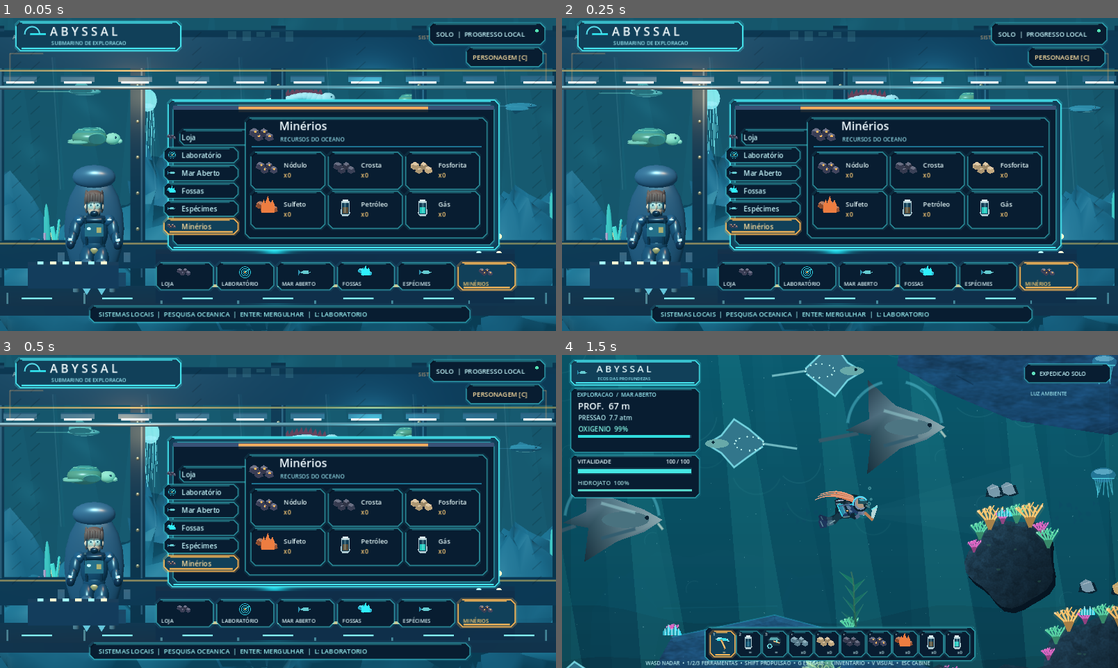
Above: before the commit, frames 1-4 (two rows, left to right).
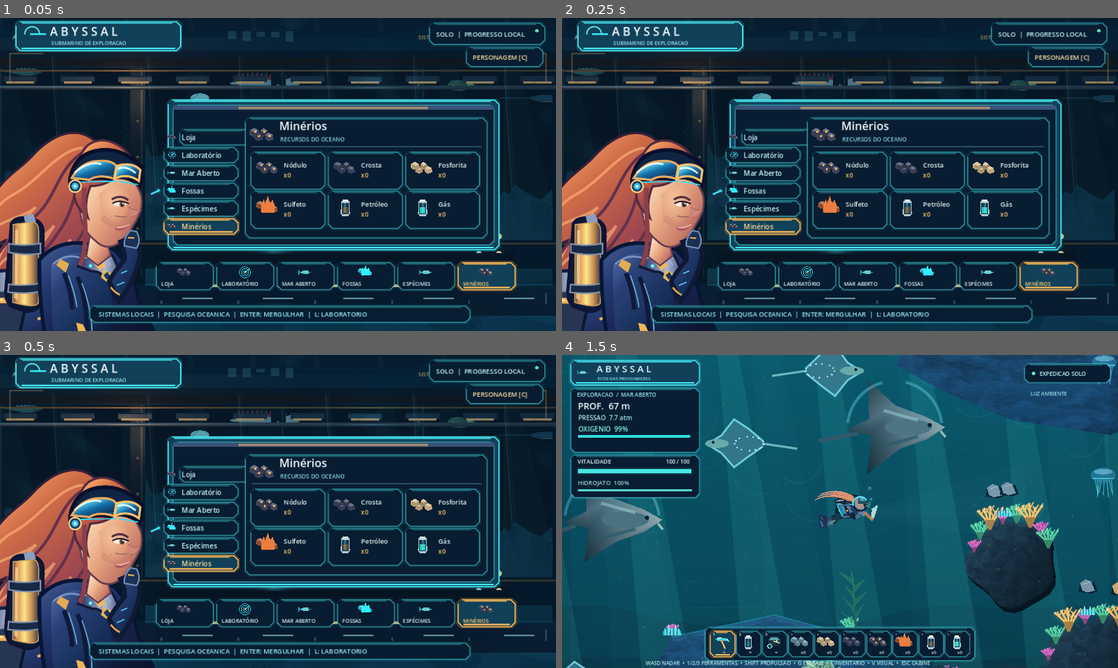
Above: after the commit, the same moments.

Repository: Esaneto/Abyssal-Godot
Game: Godot game, scene res://scenes/main.tscn
Same seed, same stepped clock (60 frames per second), same inputs: the game is played once before the commit and once after it.
Inputs (mouse positions are in pixels of both pictures, inside the frame that each line leads up to):
- Up to frame 1 (0.05 s): no input
- Up to frame 2 (0.25 s): no input
- Up to frame 3 (0.5 s): no input
- Up to frame 4 (1.5 s): tap Enter at 0.5 s; move the mouse to (962, 495) at 0.52 s; hold D (move_right) 0.53-1.25 s; hold Shift (boost) 0.53-1.25 s; click (962, 495) at 0.67 s; tap Space at 0.77, 1.07 s; drag from (728, 527) to (812, 574) at 1.27 s

The runs differ from the first frame. In frame 1, 54% of the frame differs, in the area x 0-100%, y 0-100%; in frame 2, 54%; in frame 3, 54%; in frame 4, nothing differs.
Error after the commit: Cannot call method 'call' on a null value. (res://scripts/visuals3d/cabin_renderer.gd:200)

Commit message:
Replace plastic cabin pilot with articulated anime SVG layers and subdued cinematic interior lighting

Diff:
--- a/scripts/abyssal_main.gd
+++ b/scripts/abyssal_main.gd
@@ -7,6 +7,7 @@
 const Wardrobe = preload("res://scripts/wardrobe_ui.gd")
 const Cabin3D = preload("res://scripts/visuals3d/cabin_renderer.gd")
 const AnimeCabin = preload("res://scripts/anime_cabin_finish.gd")
+const AnimePilot = preload("res://scripts/diver_paper_doll.gd")
 const Look = preload("res://scripts/diver_appearance.gd")
 var expedition: Node2D
 var progress: RefCounted
@@ -181,6 +182,8 @@
 		if cabin_tex != null:
 			draw_texture_rect(cabin_tex,Rect2(0.0,0.0,1280.0,720.0),false)
 		AnimeCabin.paint(self,time_s)
+		# Animated separate SVG layers, not the placeholder 3D plastic human.
+		AnimePilot.draw_cabin(self,progress.appearance_snapshot(),time_s)
 		CabinArt.paint_ui(self,time_s,menu_selected,progress,menu_feedback)
 	else:
 		CabinArt.paint(self,time_s,menu_selected,progress,menu_feedback)
--- a/scripts/anime_cabin_finish.gd
+++ b/scripts/anime_cabin_finish.gd
@@ -4,12 +4,22 @@
 static func paint(c: CanvasItem, t: float) -> void:
 	var warm := Color("#e0a96e")
 	var teal := Color("#6cbdc4")
+	# Filmic shadow grade reduces the cyan prototype appearance without hiding ocean life.
+	c.draw_rect(Rect2(0.0,76.0,1280.0,535.0),Color(0.015,0.020,0.037,0.26))
+	# Warm industrial ceiling, contrasted with the blue deep sea beyond.
+	c.draw_rect(Rect2(0.0,92.0,1280.0,18.0),Color(0.12,0.064,0.041,0.36))
 	# Stylized hatchwork follows pressure-hull contours, but never covers faces.
 	for ix in [39.0, 82.0, 454.0, 832.0, 1237.0]:
 		for j in range(15):
 			var y := 42.0+float(j)*34.0
 			c.draw_line(Vector2(ix-11.0,y+9.0),Vector2(ix+9.0,y-9.0),
 				Color(0.025,0.055,0.09,0.16),1.4,true)
+	# Painterly floating light reflections, subdued and timed rather than a fixed image.
+	for i in range(16):
+		var n := float(i)
+		var px := 85.0+fposmod(n*183.7+sin(t*0.19+n)*13.0,1150.0)
+		var py := 180.0+fposmod(n*83.1-t*(1.8+n*0.11),325.0)
+		c.draw_circle(Vector2(px,py),0.8+float(i%3)*0.35,Color(0.66,0.87,0.90,0.22))
 	# Subtle moving window reflections.
 	for i in range(6):
 		var x := 120.0+float(i)*210.0+sin(t*0.23+float(i))*11.0
--- a/scripts/native_cabin_art.gd
+++ b/scripts/native_cabin_art.gd
@@ -237,7 +237,7 @@
 	UI.panel(c,Rect2(350,189,801,344),true)
 	UI.panel(c,Rect2(362,201,777,321))
 	c.draw_rect(Rect2(362,202,777,9),Color("#395276"))
-	UI.glow_line(c,Vector2(521,207),Vector2(979,207),Color("#ffb35b"),3.0)
+	UI.glow_line(c,Vector2(521,207),Vector2(979,207),Color("#ba956e"),2.0)
 	for i in range(MENU.size()):
 		var active := i==selected
 		var r := vertical_nav(i)
@@ -249,7 +249,7 @@
 	UI.item(c,KEYS[selected],Vector2(605,270),0.93)
 	UI.caption(c,MENU[selected],Vector2(643,258),26,Color("#f0faff"))
 	UI.caption(c,DESCRIPTIONS[selected],Vector2(645,284),13,Color("#8ad1dd"))
-	c.draw_line(Vector2(580,296),Vector2(1108,296),Color(0.17,0.68,0.82,0.6),2,true)
+	c.draw_line(Vector2(580,296),Vector2(1108,296),Color(0.37,0.60,0.68,0.40),1.5,true)
 	match selected:
 		5:
 			var items := ["polymetallicNodule","ferromanganeseCrust","phosphorite","hydrothermalSulfide","oilCylinder","gasCylinder"]
--- a/scripts/visuals3d/cabin_renderer.gd
+++ b/scripts/visuals3d/cabin_renderer.gd
@@ -24,7 +24,7 @@
 	add_child(viewport)
 	stage = Node3D.new()
 	viewport.add_child(stage)
-	env_node = Shapes.environment(Color("#075b77"),Color("#075674"),0.012)
+	env_node = Shapes.environment(Color("#071a2b"),Color("#0b2f40"),0.024)
 	stage.add_child(env_node)
 	var camera := Camera3D.new()
 	camera.projection = Camera3D.PROJECTION_ORTHOGONAL
@@ -35,17 +35,18 @@
 	stage.add_child(camera)
 	sun = DirectionalLight3D.new()
 	sun.rotation_degrees = Vector3(-39,-30,0)
-	sun.light_color = Color("#a3eaf1")
-	sun.light_energy = 1.15
+	sun.light_color = Color("#8aa7b8")
+	sun.light_energy = 0.62
 	stage.add_child(sun)
-	_light(Vector3(-4.4,2.7,2.8),Color("#e3a965"),2.5,7.0)
-	_light(Vector3(2.9,2.7,3.3),Color("#65e6f1"),2.3,8.0)
-	_light(Vector3(-0.2,0.15,-7),Color("#16bacb"),2.6,14.0)
+	_light(Vector3(-4.4,2.7,2.8),Color("#dea269"),1.5,7.0)
+	_light(Vector3(2.9,2.7,3.3),Color("#5c9eb2"),1.0,8.0)
+	_light(Vector3(-0.2,0.15,-7),Color("#3b8997"),1.2,14.0)
 	_build_outside()
 	_build_glass()
 	_build_hull()
 	_build_instruments()
-	_build_pilot()
+	# 3D pilot replaced by the more expressive animated layered anime character.
+	# Keep the old 3D rig function for comparison without constructing it every frame.
 
 func _light(pos: Vector3, tint: Color, energy: float, radius: float) -> void:
 	var light := OmniLight3D.new()
@@ -133,7 +134,7 @@
 	for i in range(10):
 		var x := -6.1+float(i)*1.36
 		Shapes.box(stage,"Ceiling fixture",Vector3(x,2.86,0.45),Vector3(0.80,0.11,0.38),steel,0.45)
-		Shapes.box(stage,"Amber strip light",Vector3(x,2.79,0.68),Vector3(0.66,0.055,0.045),Color("#ffbc73"),0.12,2.0)
+		Shapes.box(stage,"Amber strip light",Vector3(x,2.79,0.68),Vector3(0.66,0.055,0.045),Color("#e6a768"),0.07,0.55)
 	Shapes.tube(stage,"Overhead pressure conduit",Vector3(-6.7,2.65,0.36),Vector3(6.7,2.65,0.36),0.055,Color("#76808b"),0.65)
 	for i in range(8):
 		var x := -6.4+float(i)*1.82
@@ -141,7 +142,7 @@
 	# Fluid light shafts reflected onto the metallic deck.
 	for i in range(7):
 		Shapes.box(stage,"Deck recessed lights",Vector3(-5.7+float(i)*1.9,-2.12,3.5),
-			Vector3(0.72,0.03,0.07),Color("#42a9bd"),0.2,1.5)
+			Vector3(0.72,0.03,0.07),Color("#64858a"),0.2,0.65)
 
 func _build_instruments() -> void:
 	# Actual 3D consoles sit behind the existing interactive Godot menu.
@@ -199,8 +200,8 @@
 		pilot.call("set_appearance",appearance)
 	pilot.call("animate",clock,false,false,true)
 	var solar := 0.55+0.45*cos(clock*TAU/420.0)
-	sun.light_energy = 0.24+1.6*solar
-	var color := Color("#041b35").lerp(Color("#15566b"),solar)
+	sun.light_energy = 0.18+0.75*solar
+	var color := Color("#020c1a").lerp(Color("#0c4156"),solar)
 	env_node.environment.background_color = color
 	env_node.environment.fog_light_color = color
 	for i in range(fauna.size()):
